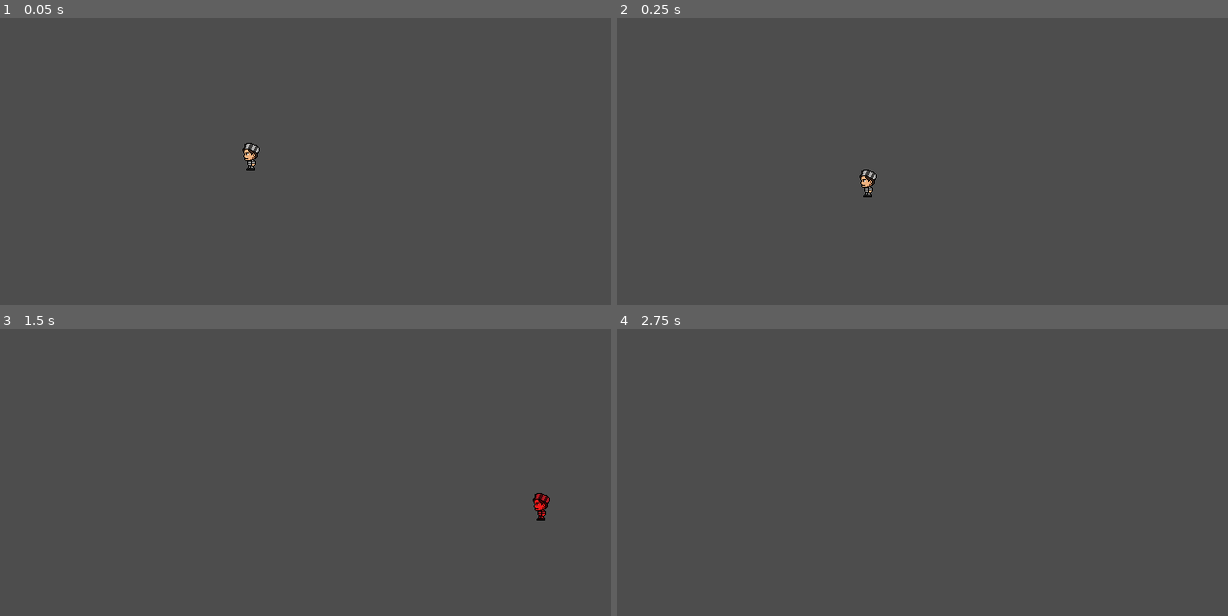
Above: before the commit, frames 1-4 (two rows, left to right).
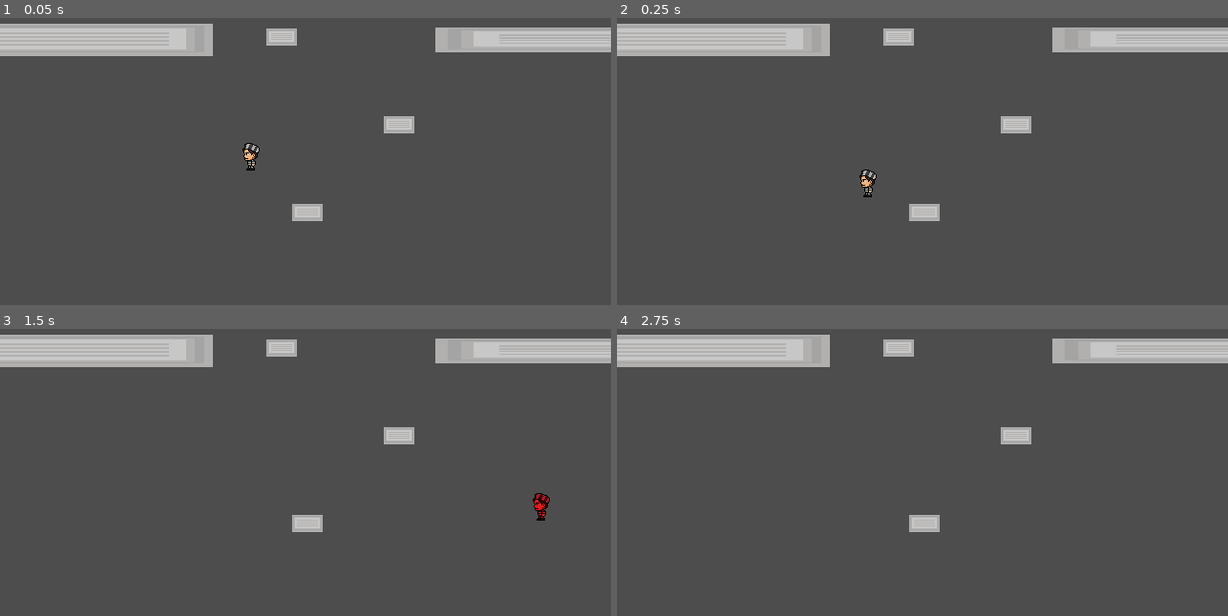
Above: after the commit, the same moments.

Repository: EmGeesus/doodle-jump
Game: Godot game, scene res://Scenes/main_game.tscn
Two runs of this game, one before a commit and one after it. Both use one fixed random seed, a clock stepped at 60 frames per second and the inputs below. This scene is started directly instead of the project's main scene.
Inputs:
- Up to frame 1 (0.05 s): no input
- Up to frame 2 (0.25 s): no input
- Up to frame 3 (1.5 s): hold D (move_right) from 0.53 s (still down); tap E (color_blue) at 0.6 s; tap Q (color_red) at 1.35 s
- Up to frame 4 (2.75 s): tap Enter at 2 s; release D (move_right) at 2.03 s; hold A (move_left) from 2.03 s (still down); tap W (color_yellow) at 2.1 s

The runs differ from the first frame. In frame 1, 7.3% of the frame differs, in the area x 0-100%, y 1-71%; in frame 2, 7.3%; in frame 3, 7.3%; in frame 4, 7.3%.

Commit message:
player stuff

Diff:
--- /dev/null
+++ b/Game Object/platform.tscn
@@ -0,0 +1,55 @@
+[gd_scene format=3 uid="uid://l5gj7xbh5ldo"]
+
+[ext_resource type="Script" uid="uid://2dkkk7la8bw0" path="res://platform.gd" id="1_skq2l"]
+[ext_resource type="Texture2D" uid="uid://dygn1qjkchifb" path="res://Assets/platformspritesheet.png" id="2_x42s5"]
+
+[sub_resource type="RectangleShape2D" id="RectangleShape2D_qb43l"]
+size = Vector2(32, 18)
+
+[sub_resource type="AtlasTexture" id="AtlasTexture_pdiku"]
+atlas = ExtResource("2_x42s5")
+region = Rect2(64, 14, 32, 18)
+
+[sub_resource type="AtlasTexture" id="AtlasTexture_ja1ts"]
+atlas = ExtResource("2_x42s5")
+region = Rect2(96, 14, 32, 18)
+
+[sub_resource type="AtlasTexture" id="AtlasTexture_p41h1"]
+atlas = ExtResource("2_x42s5")
+region = Rect2(128, 14, 32, 18)
+
+[sub_resource type="AtlasTexture" id="AtlasTexture_gx3ge"]
+atlas = ExtResource("2_x42s5")
+region = Rect2(160, 14, 32, 18)
+
+[sub_resource type="SpriteFrames" id="SpriteFrames_qb43l"]
+animations = [{
+"frames": [{
+"duration": 1.0,
+"texture": SubResource("AtlasTexture_pdiku")
+}, {
+"duration": 1.0,
+"texture": SubResource("AtlasTexture_ja1ts")
+}, {
+"duration": 1.0,
+"texture": SubResource("AtlasTexture_p41h1")
+}, {
+"duration": 1.0,
+"texture": SubResource("AtlasTexture_gx3ge")
+}],
+"loop": 1,
+"name": &"default",
+"speed": 5.0
+}]
+
+[node name="platform" type="Node2D" unique_id=1158537831 node_paths=PackedStringArray("collision_shape_2d")]
+script = ExtResource("1_skq2l")
+collision_shape_2d = NodePath("collision/CollisionShape2D")
+
+[node name="collision" type="StaticBody2D" parent="." unique_id=1260538209]
+
+[node name="CollisionShape2D" type="CollisionShape2D" parent="collision" unique_id=2129375581]
+shape = SubResource("RectangleShape2D_qb43l")
+
+[node name="AnimatedSprite2D" type="AnimatedSprite2D" parent="." unique_id=913106969]
+sprite_frames = SubResource("SpriteFrames_qb43l")
--- /dev/null
+++ b/Scenes/follow_cam.gd
@@ -0,0 +1,20 @@
+extends Camera2D
+
+
+
+var player : CharacterBody2D
+var max_height = 150
+
+func _ready():
+	position.x = 320
+	player = get_tree().get_first_node_in_group("player")
+
+func _process(delta):
+	if player:
+		if player.position.y < 160:
+			if player.position.y < max_height:
+				max_height = player.position.y
+
+		position.y = max_height + 30
+		if player.position.y > position.y + 230:
+			player.die()
--- a/Scenes/main_game.tscn
+++ b/Scenes/main_game.tscn
@@ -1,6 +1,8 @@
 [gd_scene format=3 uid="uid://lnj3ee4vy4v3"]
 
 [ext_resource type="PackedScene" uid="uid://bi6inearrtqij" path="res://Scenes/player/player.tscn" id="1_l756w"]
+[ext_resource type="PackedScene" uid="uid://l5gj7xbh5ldo" path="res://Game Object/platform.tscn" id="2_pu3va"]
+[ext_resource type="Script" uid="uid://boef7otgtxoq7" path="res://Scenes/follow_cam.gd" id="3_0e3vx"]
 
 [sub_resource type="RectangleShape2D" id="RectangleShape2D_l756w"]
 size = Vector2(639.625, 11)
@@ -27,3 +29,34 @@
 [node name="Left Wall" type="CollisionShape2D" parent="Arena/Left Wall" unique_id=1549048793]
 position = Vector2(582.5, 1)
 shape = SubResource("RectangleShape2D_pu3va")
+
+[node name="follow cam" type="Camera2D" parent="." unique_id=1121854525]
+position = Vector2(320, 180)
+position_smoothing_enabled = true
+position_smoothing_speed = 2.0
+script = ExtResource("3_0e3vx")
+
+[node name="platforms" type="Node2D" parent="." unique_id=731508032]
+
+[node name="platform" parent="platforms" unique_id=1158537831 instance=ExtResource("2_pu3va")]
+position = Vector2(322, 214)
+
+[node name="platform2" parent="platforms" unique_id=744924912 instance=ExtResource("2_pu3va")]
+position = Vector2(418, 122)
+
+[node name="platform3" parent="platforms" unique_id=1752282988 instance=ExtResource("2_pu3va")]
+position = Vector2(297, -132)
+
+[node name="platform4" parent="platforms" unique_id=1404085779 instance=ExtResource("2_pu3va")]
+position = Vector2(428, -73)
+
+[node name="platform5" parent="platforms" unique_id=1452411812 instance=ExtResource("2_pu3va")]
+position = Vector2(295, 30)
+
+[node name="platform6" parent="platforms" unique_id=1159354227 instance=ExtResource("2_pu3va")]
+position = Vector2(672, 33)
+scale = Vector2(13.517028, 1.4639013)
+
+[node name="platform7" parent="platforms" unique_id=405144562 instance=ExtResource("2_pu3va")]
+position = Vector2(78.00001, 32.999996)
+scale = Vector2(9.035031, 1.9226102)
--- a/Scenes/player/player.gd
+++ b/Scenes/player/player.gd
@@ -17,6 +17,10 @@
 	elif is_on_floor():
 		velocity_component.jump(JUMP_VELOCITY)
 
+	if position.x < -11:
+		position.x = 651
+	if position.x > 651:
+		position.x = -10
 	velocity_component.move(self)
 	handle_color_input()
 
@@ -39,5 +43,8 @@
 	return Vector2(x, 0)
 
 func update_visual() -> void:
-	print(ColorHandler.get_current_color())
 	visual.modulate = ColorHandler.get_current_color()
+
+func die():
+	print("i died")
+	queue_free()
--- /dev/null
+++ b/platform.gd
@@ -0,0 +1,17 @@
+extends Node2D
+
+@export var collision_shape_2d: CollisionShape2D
+
+
+func _ready():
+	ColorHandler.color_changed.connect(_on_color_changed)
+
+
+
+
+
+
+
+
+func _on_color_changed():
+	collision_shape_2d.disabled = not collision_shape_2d.disabled
Not shown, added: Scenes/follow_cam.gd.uid
Not shown, added: platform.gd.uid
